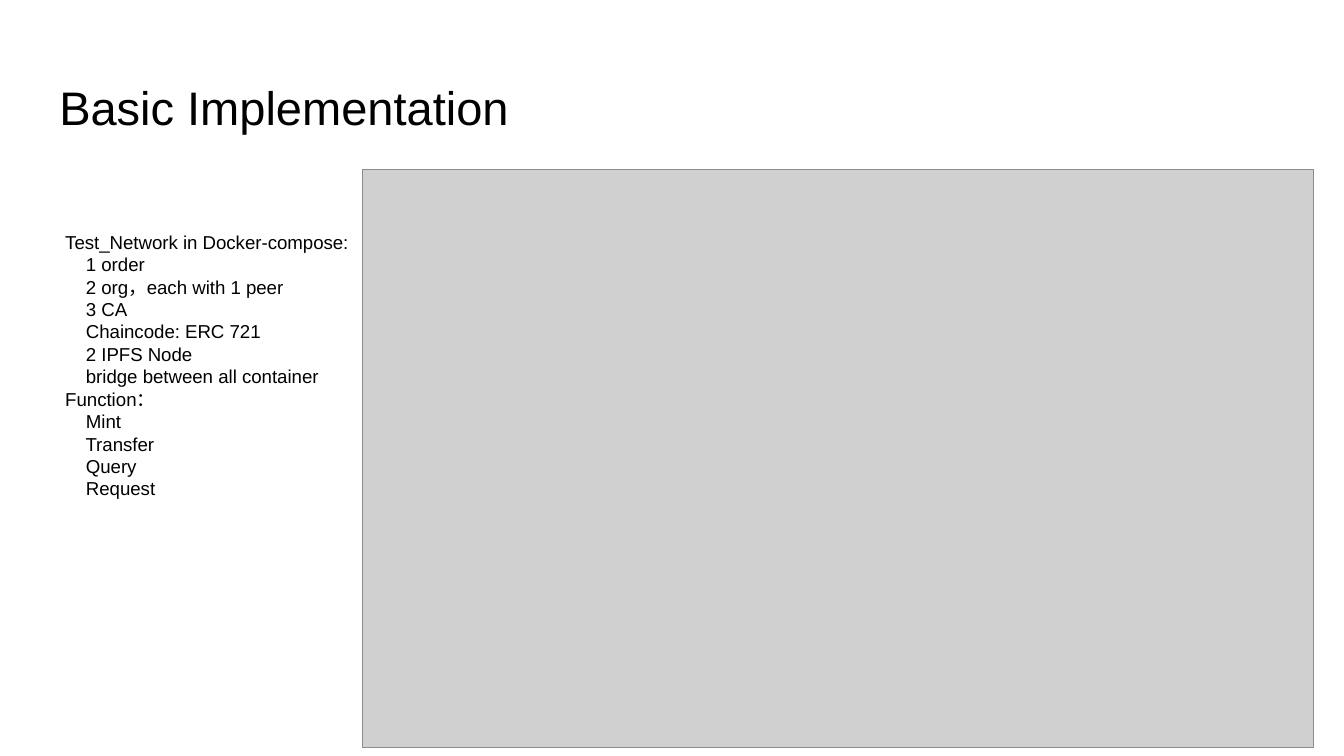
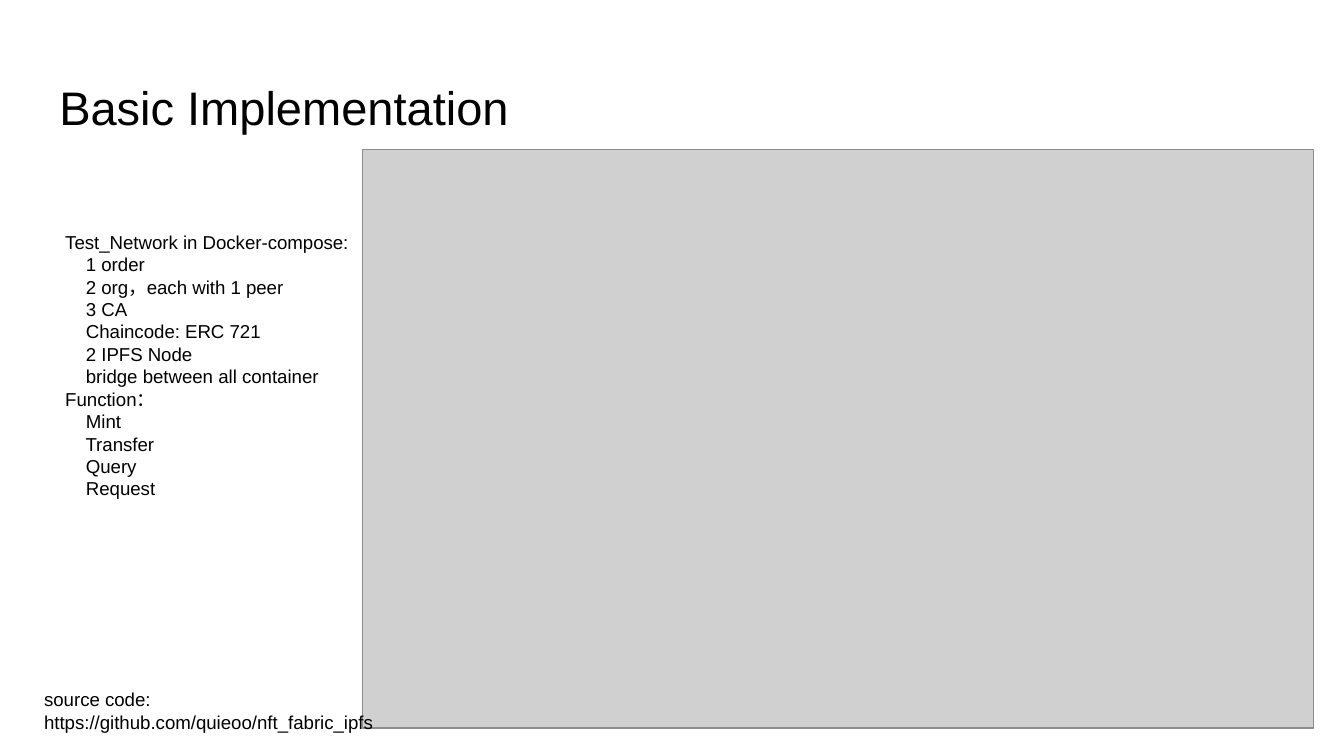
Before and after one commit to quieoo/NFT-Fabric-IPFS, a slide deck: slide 10 of architecture/nft.pptx. Drawn at 1344x756 pixels with LibreOffice and Linux fonts; fonts in the diff are those of the drawing; grey boxes stand for pictures. Boxes give left, top, right and bottom in pixels: in the first picture for what was removed or moved away, otherwise in the second. Text is boxed around its words. In the diff, an @@ line names an element or a change of style, - is before the commit and + after.

```diff
--- a/architecture/nft.pptx
+++ b/architecture/nft.pptx
@@ picture: place and size @@
-picture at bbox=[363, 169, 1314, 747]
+picture at bbox=[363, 149, 1314, 727]
@@ text added at bbox=[44, 692, 373, 733], 10 pt, text #000000 @@
+source code: https://github.com/quieoo/nft_fabric_ipfs
```
Also in this commit, not shown: 2 other slides changed.
